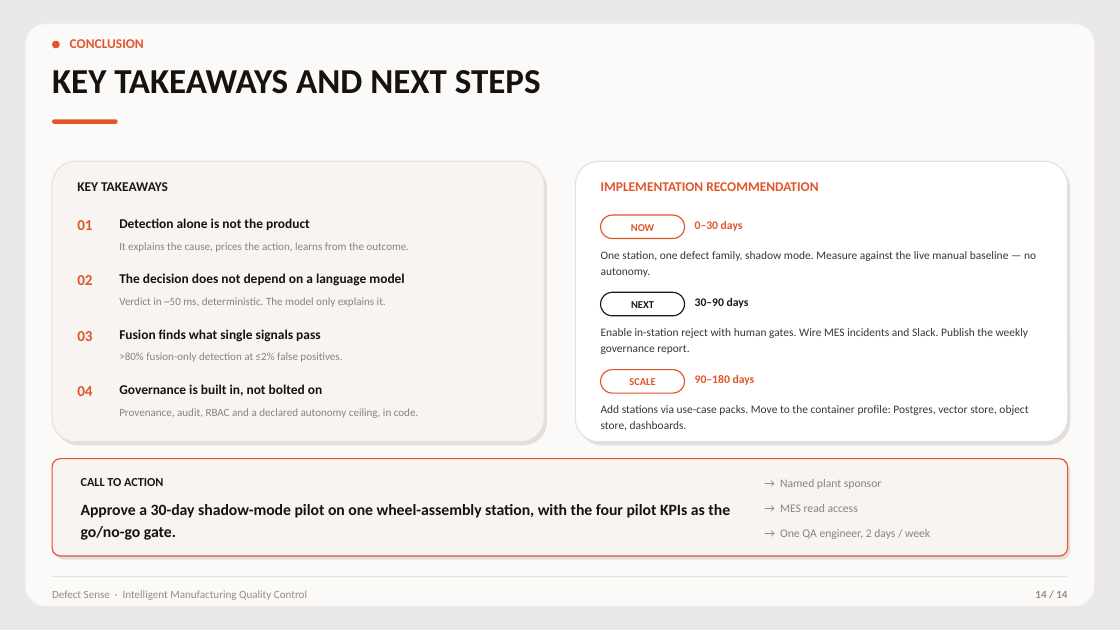
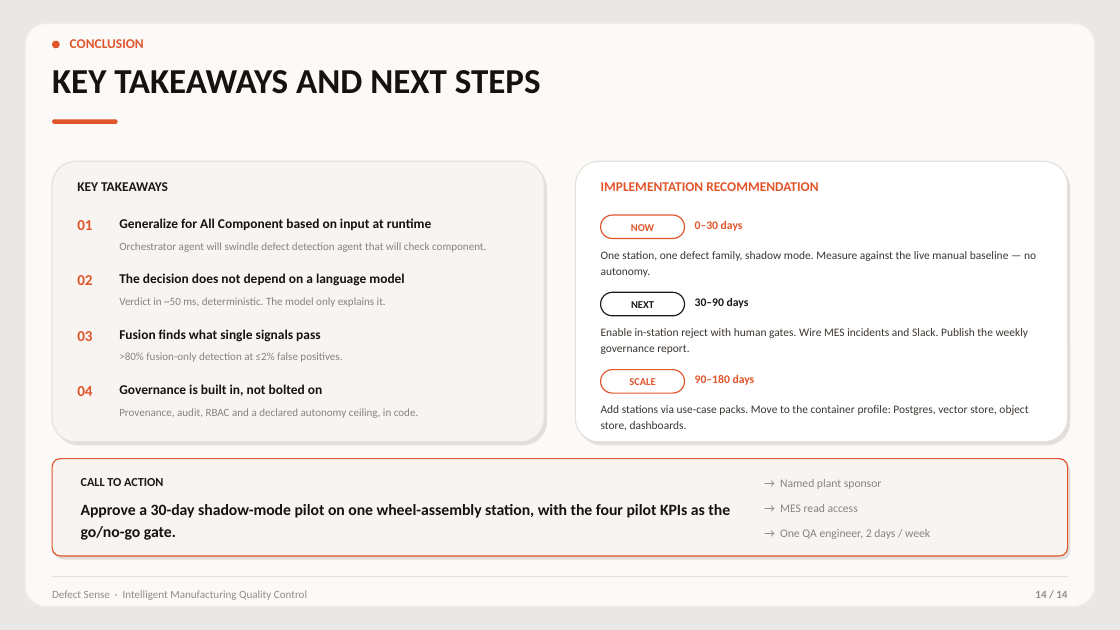
Before and after one commit to prakharindoria/defect-sense, a slide deck: slide 13 of Defect_Sense_Executive_Presentation.pptx (slide 14 before the commit). Drawn at 1120x630 pixels with LibreOffice and Linux fonts; fonts in the diff are those of the drawing. Boxes give left, top, right and bottom in pixels: in the first picture for what was removed or moved away, otherwise in the second. Text is boxed around its words. In the diff, an @@ line names an element or a change of style, - is before the commit and + after.

```diff
--- a/Defect_Sense_Executive_Presentation.pptx
+++ b/Defect_Sense_Executive_Presentation.pptx
@@ text at <box>119,218,432,230</box>: text changed @@
-Detection alone is not the product
+Generalize for All Component based on input at runtime
@@ text at <box>119,242,486,252</box>: text changed @@
-It explains the cause, prices the action, learns from the outcome.
+Orchestrator agent will swindle defect detection agent that will check component.
```
Also in this commit, not shown: 4 other slides changed, 1 slide removed, 1 other file.
